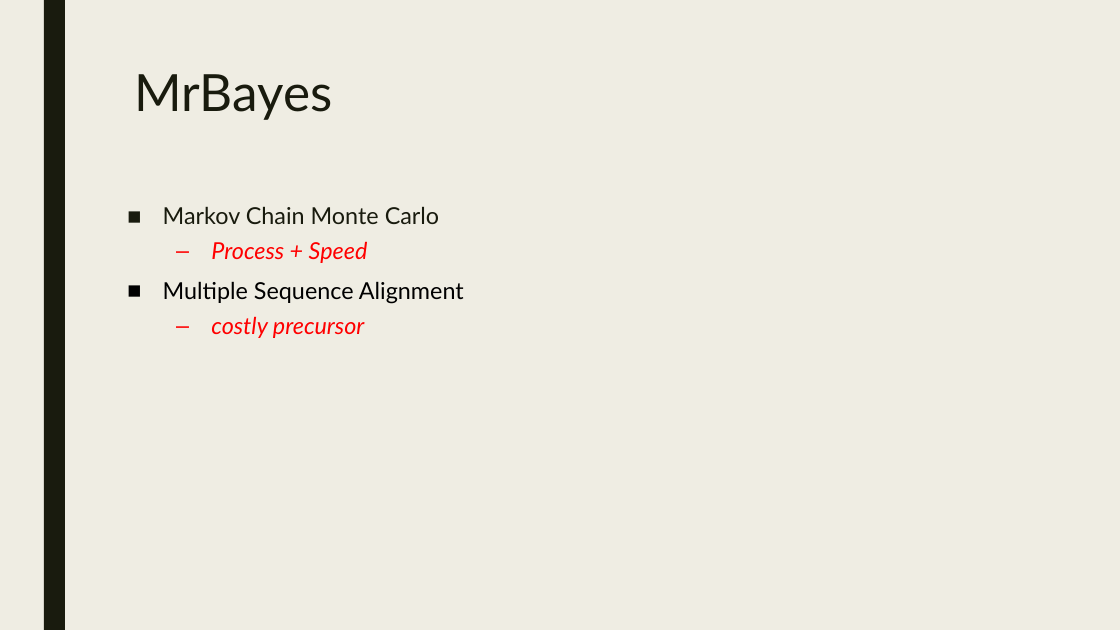
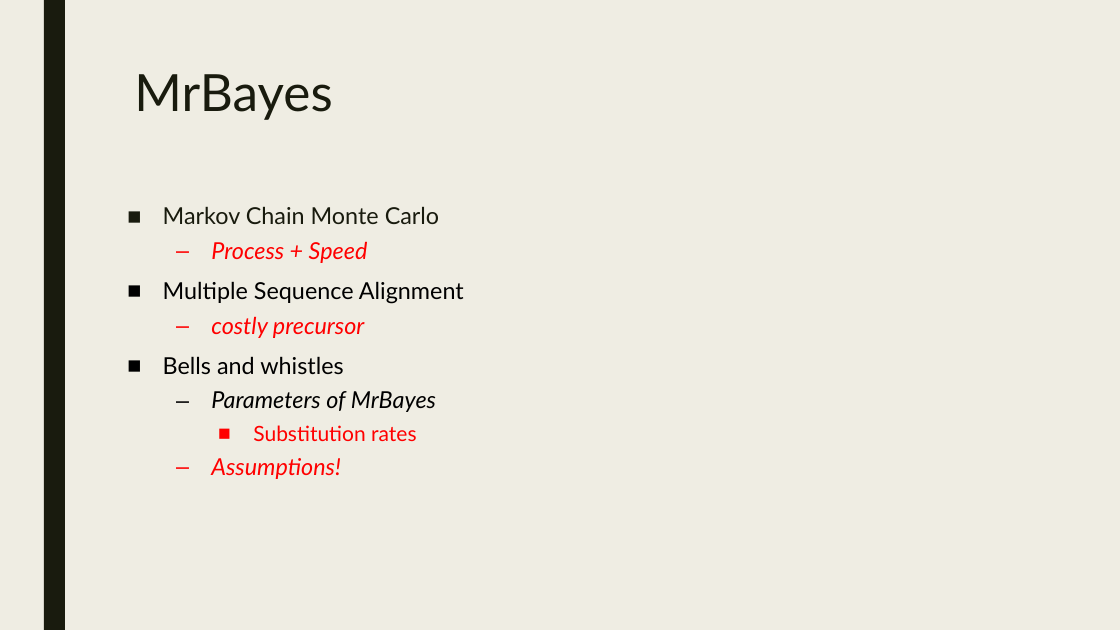
Before and after one commit to itsdlow/PhyloTools, a slide deck: slide 5 of Surveying_Phylogenetic_Forests.pptx. Drawn at 1120x630 pixels with LibreOffice and Linux fonts; fonts in the diff are those of the drawing. Boxes give left, top, right and bottom in pixels: in the first picture for what was removed or moved away, otherwise in the second. Text is boxed around its words. In the diff, an @@ line names an element or a change of style, - is before the commit and + after.

```diff
--- a/Surveying_Phylogenetic_Forests.pptx
+++ b/Surveying_Phylogenetic_Forests.pptx
@@ text at bbox=[163, 356, 436, 479]: paragraphs added @@
+■ Bells and whistles
+  – Parameters of MrBayes
+    ■ Substitution rates
+  – Assumptions!
```
Also in this commit, not shown: 27 other files.
